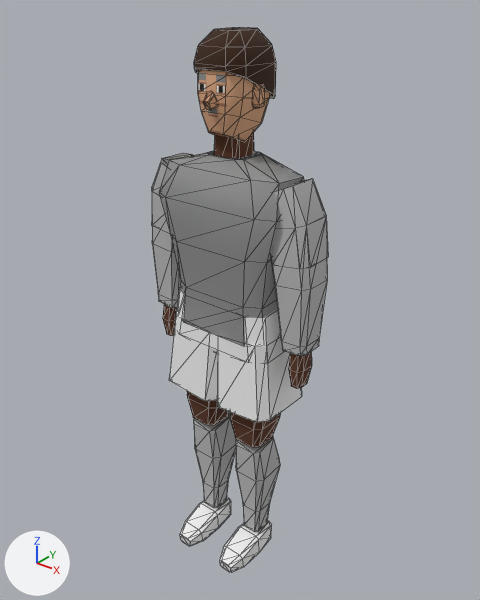
A saved change to the glTF model assets/players/generated/p_dvs_08.glb.
Both versions are drawn from a 50 mm camera at (1.232, -1.508, 1.942) aimed at (0.004, 0.027, 0.99). Arrows for +X, +Y and +Z are at lower left; the lights stay in place. The picture after the commit comes second. Mesh edges are drawn as thin lines. Vertices at exactly the same position are counted once.

Objects in the first picture: 'Body', 'Hair', 'Head', 'Shirt_Long', 'Shirt_Short', 'Shorts'.
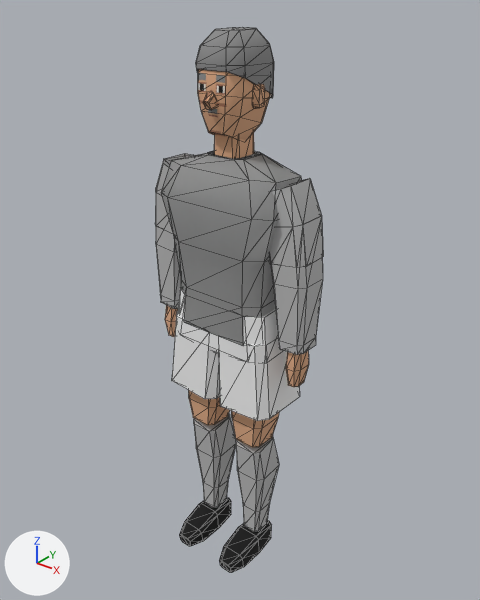
The newer file is also rescaled (x0.994) as a whole; pictures and numbers use the older file's frame.

The edits, one by one:
Material 'SKIN' (mat_skin) changes colour from brown #5a3420 to beige #e0ac86; in linear values from (0.102, 0.0343, 0.0144) to (0.745, 0.413, 0.238).
Material 'BOOTS' (mat_boots) changes colour from white #f2f2f2 to black #111111; in linear values from (0.888, 0.888, 0.888) to (0.00561, 0.00561, 0.00561).
Material 'HAIR' (mat_hair) changes colour from brown #3b2415 to grey #8a8a8a; in linear values from (0.0437, 0.0176, 0.0075) to (0.254, 0.254, 0.254).
me_body is used by ob_body; location (0.0, 0.0, 0.0).
me_body had 320 vertices, 596 faces and spanned x -0.3..0.3, y -0.18..0.08, z 0.0..1.56.
me_body now has 320 vertices, 596 faces and spans x -0.29..0.29, y -0.18..0.08, z 0.0..1.56.
me_body part 1: the whole mesh is scaled about its middle by (0.965, 0.985, 1).
me_shirt_long is used by ob_shirt_long; location (0.0, 0.0, 0.0).
me_shirt_long had 128 vertices, 244 faces and spanned x -0.318..0.318, y -0.118..0.108, z 0.915..1.475.
me_shirt_long now has 128 vertices, 244 faces and spans x -0.303..0.303, y -0.118..0.108, z 0.915..1.475.
me_shirt_long part 2: 120 of 128 vertices moved; they spanned x -0.318..0.318, y -0.118..0.108, z 0.915..1.438 and now span x -0.303..0.303, y -0.118..0.108, z 0.915..1.438; mean shift (0.0, 0.0, 0.0); largest move (0.318, -0.045, 1.144) -> (0.303, -0.042, 1.143).
me_shirt_short is used by ob_shirt_short; location (0.0, 0.0, 0.0).
me_shirt_short had 96 vertices, 180 faces and spanned x -0.313..0.313, y -0.118..0.108, z 0.92..1.475.
me_shirt_short now has 96 vertices, 180 faces and spans x -0.299..0.299, y -0.118..0.108, z 0.92..1.475.
me_shirt_short part 3: 88 of 96 vertices moved; they spanned x -0.313..0.313, y -0.118..0.108, z 0.92..1.438 and now span x -0.299..0.299, y -0.118..0.108, z 0.92..1.438; mean shift (0.0, 0.0, 0.0); largest move (0.313, -0.046, 1.21) -> (0.299, -0.043, 1.21).
me_shorts is used by ob_shorts; location (0.0, 0.0, 0.0).
me_shorts had 56 vertices, 100 faces and spanned x -0.22..0.22, y -0.123..0.125, z 0.651..1.021.
me_shorts now has 56 vertices, 100 faces and spans x -0.213..0.213, y -0.115..0.125, z 0.652..1.021.
me_shorts part 4: 32 of 56 vertices moved; they spanned x -0.22..0.22, y -0.123..0.123, z 0.651..0.93 and now span x -0.213..0.213, y -0.115..0.119, z 0.652..0.93; mean shift (0.0, 0.0, 0.0); largest move (0.029, 0.122, 0.653) -> (0.034, 0.115, 0.653).
Other edits to the shape of me_shorts do not show in these pictures.

Boxes [x1, y1, x2, y2] around the edits, measured in the pictures (480 x 600 px; the box of a moved part takes in the faces that stretch with it):
'Shirt_Long', reshaped: before [152, 151, 327, 356]; after [156, 151, 323, 355]
'Body', recoloured, rescaled: before [163, 132, 312, 573]; after [165, 132, 309, 573]
'Shorts', reshaped: before [169, 287, 302, 422]; after [172, 288, 299, 421]
'Hair', recoloured: [196, 27, 274, 98] in both
'Shirt_Short', reshaped: before [152, 160, 328, 269]; after [155, 163, 323, 268]
part 1 of me_body, moved or reshaped (mostly hidden): before [163, 304, 312, 389]; after [165, 305, 309, 387]
part 2 of me_shirt_long, moved or reshaped: before [152, 152, 327, 356]; after [156, 153, 323, 355]
part 4 of me_shorts, moved or reshaped: before [169, 311, 302, 422]; after [172, 311, 299, 421]
